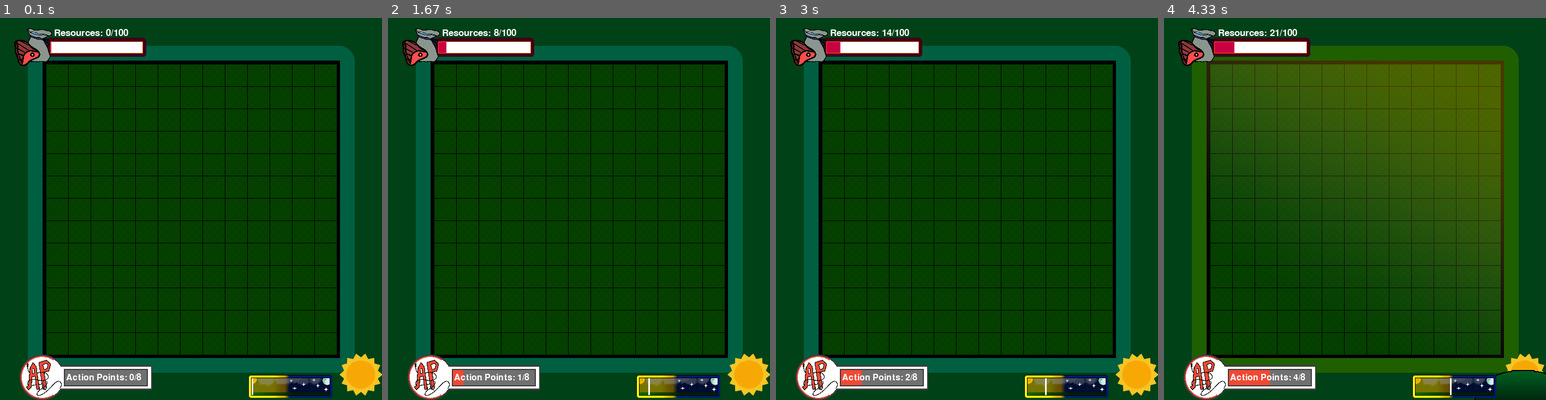
Above: before the commit, frames 1-4 (left to right).
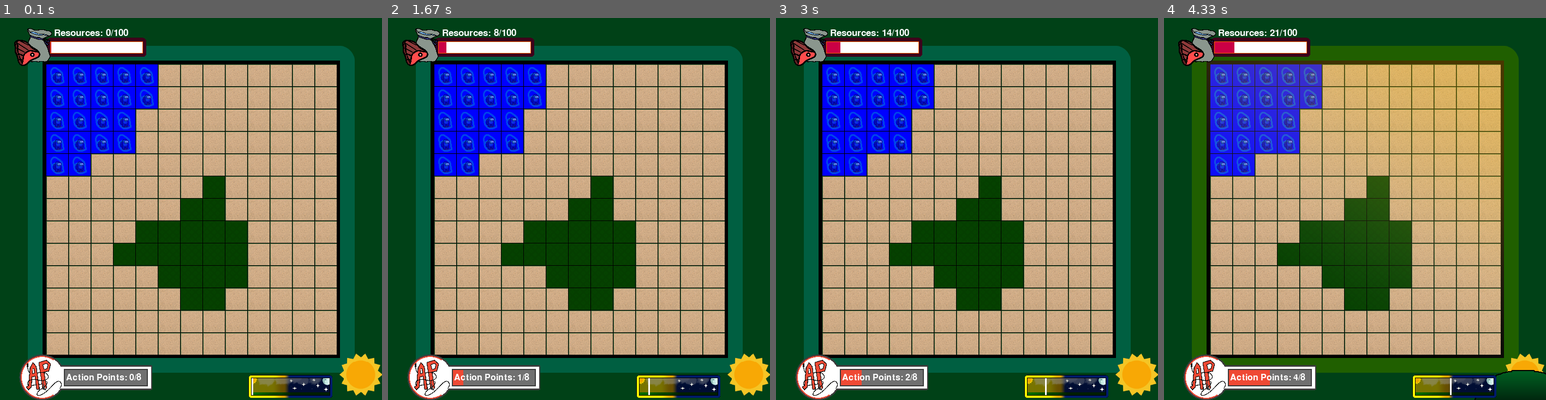
Above: after the commit, the same moments.

Repository: Czedros/Outbreak
Game: pygame game, started from SGAI_MK3/Dylan.py
The game is run twice, just before and just after one commit, with the same random seed, the same clock (stepped at 60 frames per second) and the same inputs.
Inputs (mouse positions are in pixels of both pictures, inside the frame that each line leads up to):
- Up to frame 1 (0.1 s): no input
- Up to frame 2 (1.67 s): press the mouse at (582, 235) at 0.37 s; move the mouse to (533, 224) at 0.47 s; release the mouse at (487, 212) at 0.6 s; click "Resources: 3/100" at 0.72 s
- Up to frame 3 (3 s): no input
- Up to frame 4 (4.33 s): no input

The runs differ from the first frame. In frame 1, 49% of the frame differs, in the area x 12-89%, y 12-89%; in frame 2, 49%; in frame 3, 49%; in frame 4, 49%.

Commit message:
UI Update
Added a few textures, added "nan" CellType, and made tile mapping work with UI.

Diff:
--- a/SGAI_MK3/Cell.py
+++ b/SGAI_MK3/Cell.py
@@ -8,5 +8,7 @@
 
 class Cells(Enum):
     grass = CellType(True, r'Assets\\Tiles\\Grass.png')
-    sand = 1
-    wood = 2
+    sand = CellType(True, r'Assets\\Tiles\\Sand.png')
+    wood = CellType(False, r'Assets\\Tiles\\Wall.png')
+    water = CellType(False, r'Assets\\Tiles\\Water.png')
+    nan = CellType(True, r'Assets\\Tiles\\nan.png')
--- a/SGAI_MK3/Dylan.py
+++ b/SGAI_MK3/Dylan.py
@@ -5,6 +5,35 @@
 import constants
 import renderConstants
 from Cell import Cells
+from PIL import Image
+
+def imageToGrid(path):
+    im = Image.open(path, 'r').convert('RGB')
+    pix = list(im.getdata())
+    if(im.size[0] != constants.ROWS or im.size[1] != constants.ROWS):
+        raise Exception("Image isn't correct size, must be a " + str(constants.ROWS) + " by " + str(constants.ROWS) + " pixel image")
+    grid = []
+    for i in range(constants.ROWS):
+        grid.append([None] * constants.ROWS)
+    for x in range(constants.ROWS):
+        for y in range(constants.ROWS):
+            print(str(x) + ", " + str(y))
+            pixel = pix[x + y * constants.ROWS]
+            match pixel:
+                case (0, 255, 0):
+                    grid[y][x] = Cells.grass
+                    continue
+                case (255, 255, 0):
+                    grid[y][x] = Cells.sand
+                    continue
+                case (0, 0, 255):
+                    grid[y][x] = Cells.water
+                    continue
+                case _:
+                    grid[y][x] = Cells.nan
+                    continue
+    return grid
+displayGrid = imageToGrid(r'Assets\\TestGrids\\TestGrid1.png')
 start = time.process_time()
 #######
 pygame.init()
@@ -71,7 +100,7 @@
         cellX = int(renderConstants.GRIDRECT.left + constants.LINE_WIDTH + (constants.LINE_WIDTH + renderConstants.CELLSIZE) * x + renderConstants.CELLOFF)
         for y in range(constants.ROWS):
             cellY = int(renderConstants.GRIDRECT.top + constants.LINE_WIDTH + (constants.LINE_WIDTH + renderConstants.CELLSIZE) * y + renderConstants.CELLOFF)
-            display_surface.blit(Cells.grass.value.image, (cellX, cellY))
+            display_surface.blit(displayGrid[y][x].value.image, (cellX, cellY))
     #######
     if(turn % renderConstants.CYCLELEN < renderConstants.CYCLELEN/2):
         if(turn % renderConstants.CYCLELEN > renderConstants.CYCLELEN/2 - 1 - renderConstants.NOONLENGTH):
@@ -102,4 +131,14 @@
     for event in pygame.event.get():
         if event.type == pygame.QUIT:
             mainLoop = False
+        elif event.type == pygame.MOUSEBUTTONUP:
+            clickPos = pygame.mouse.get_pos()
+            if(clickPos[0] < renderConstants.GRIDRECT.left or clickPos[1] < renderConstants.GRIDRECT.top or clickPos[0] > renderConstants.GRIDRECT.right or clickPos[1] > renderConstants.GRIDRECT.bottom):
+                continue
+            clickOff = renderConstants.GRIDRECT.left + constants.LINE_WIDTH + renderConstants.CELLOFF
+            clickPos = [clickPos[0], clickPos[1]]
+            clickPos[0] -= clickOff
+            clickPos[1] -= clickOff
+            gridPos = (int(clickPos[0] / (constants.LINE_WIDTH + renderConstants.CELLSIZE)), int(clickPos[1] / (constants.LINE_WIDTH + renderConstants.CELLSIZE)))
+            print("Clicked: " + str(gridPos))
     pygame.display.update()
Binary file added: SGAI_MK3/Assets/TestGrids/TestGrid1.png
Binary file added: SGAI_MK3/Assets/Tiles/Water.png
Binary file added: SGAI_MK3/Assets/Tiles/nan.png
